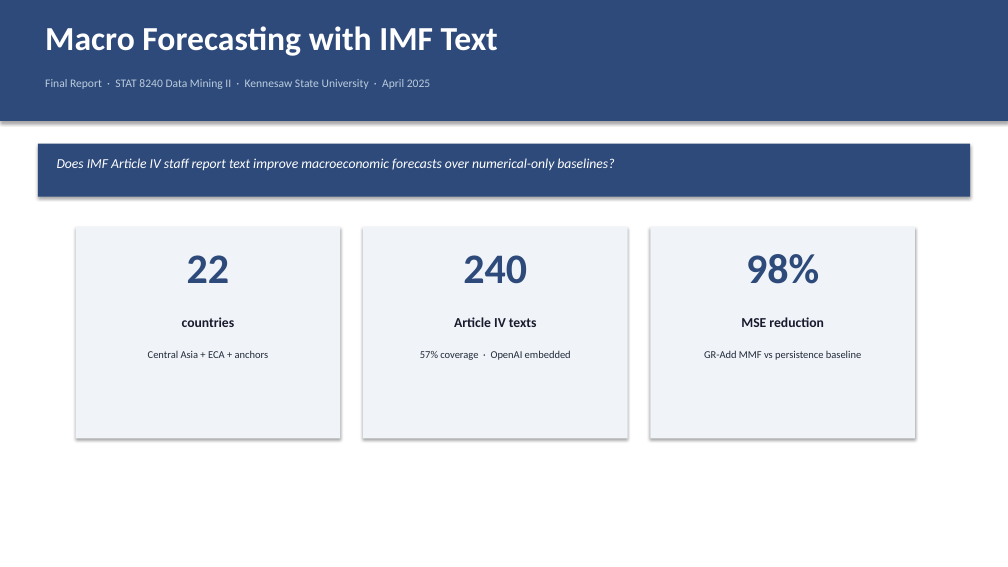
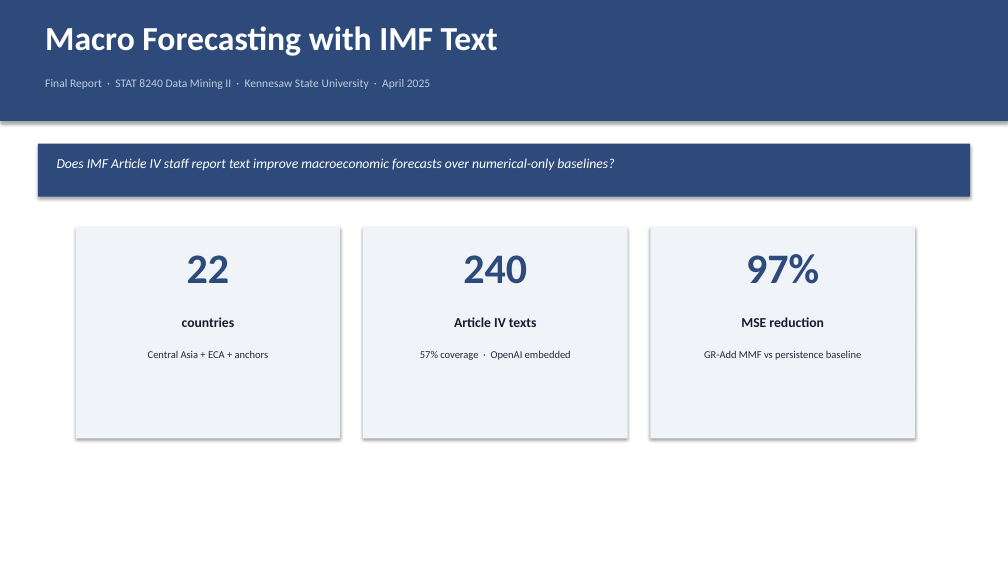
Before and after one commit to Akamemz/macro_forecasting, a slide deck: slide 1 of research/ppt/progress_week2.pptx. Drawn at 1008x567 pixels with LibreOffice and Linux fonts; fonts in the diff are those of the drawing. Boxes give left, top, right and bottom in pixels: in the first picture for what was removed or moved away, otherwise in the second. Text is boxed around its words. In the diff, an @@ line names an element or a change of style, - is before the commit and + after.

```diff
--- a/research/ppt/progress_week2.pptx
+++ b/research/ppt/progress_week2.pptx
@@ text at bbox=[746, 254, 819, 284]: text changed @@
-98%
+97%
```
Also in this commit, not shown: 6 other slides changed, 43 other files.
